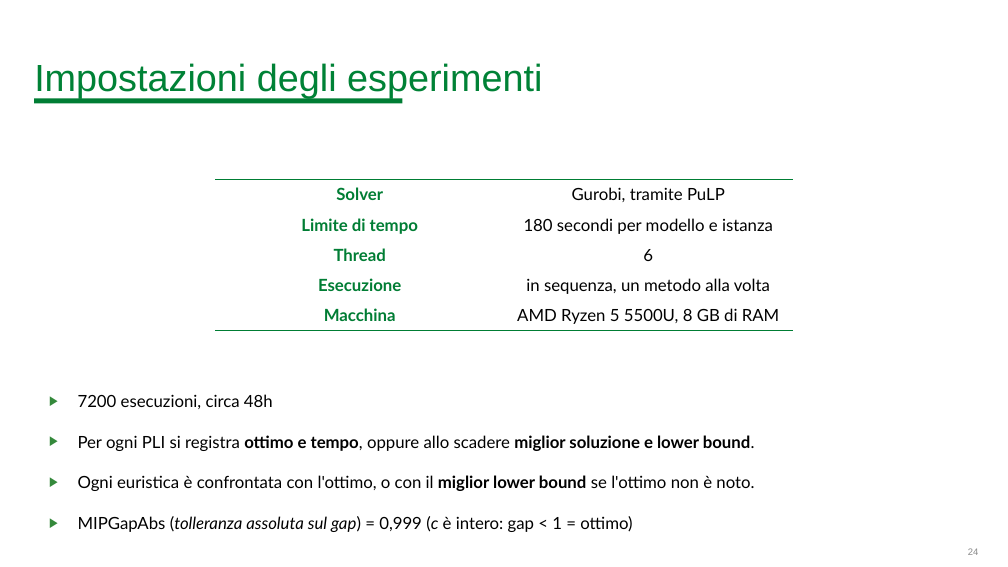
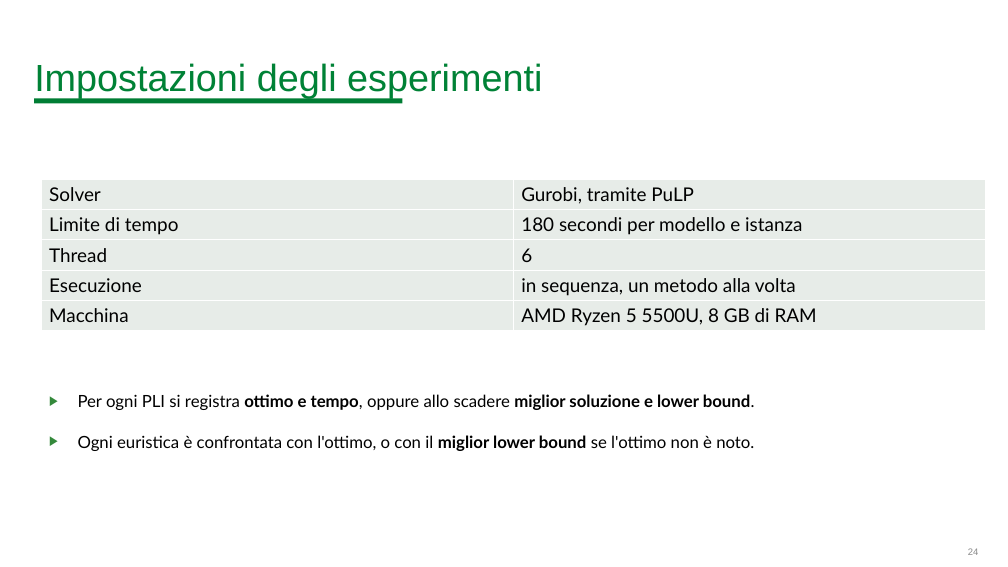
Before and after one commit to BitSquish/Assembly-Line-Balancing, a slide deck: slide 24 of slides/Assembly Line Balancing Problem.pptx. Drawn at 1008x567 pixels with LibreOffice and Linux fonts; fonts in the diff are those of the drawing; background and template pictures are left out. Boxes give left, top, right and bottom in pixels: in the first picture for what was removed or moved away, otherwise in the second. Text is boxed around its words. In the diff, an @@ line names an element or a change of style, - is before the commit and + after.

```diff
--- a/slides/Assembly Line Balancing Problem.pptx
+++ b/slides/Assembly Line Balancing Problem.pptx
@@ table at (42,179,987,330) @@
@@ fill none to #E7ECE8 in 10 cells @@
@@ size 16 to 18 pt @@
@@ text colour #007D34 to #000000, bold off in "Solver", "Limite di tempo", "Thread", "Esecuzione" and 1 more places @@
@@ alignment centre to left @@
@@ borders changed @@
@@ table: place and size @@
-table at (216,179,793,330)
+table at (42,179,987,330)
@@ text at (78,394,273,409): paragraph removed @@
-▶ 7200 esecuzioni, circa 48h
@@ text at (78,516,632,532): paragraph removed @@
-▶ MIPGapAbs (tolleranza assoluta sul gap) = 0,999 (c è intero: gap < 1 = ottimo)
```
Also in this commit, not shown: 16 other slides changed, 7 slides added, 13 slides removed, 1 other file.
